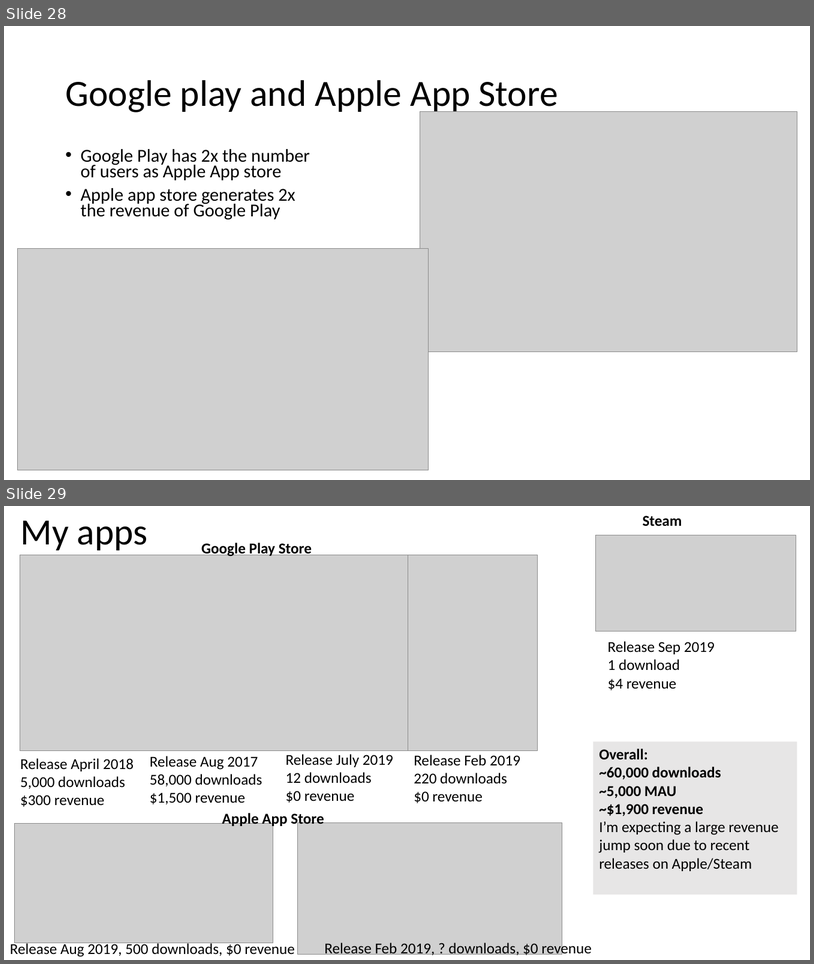
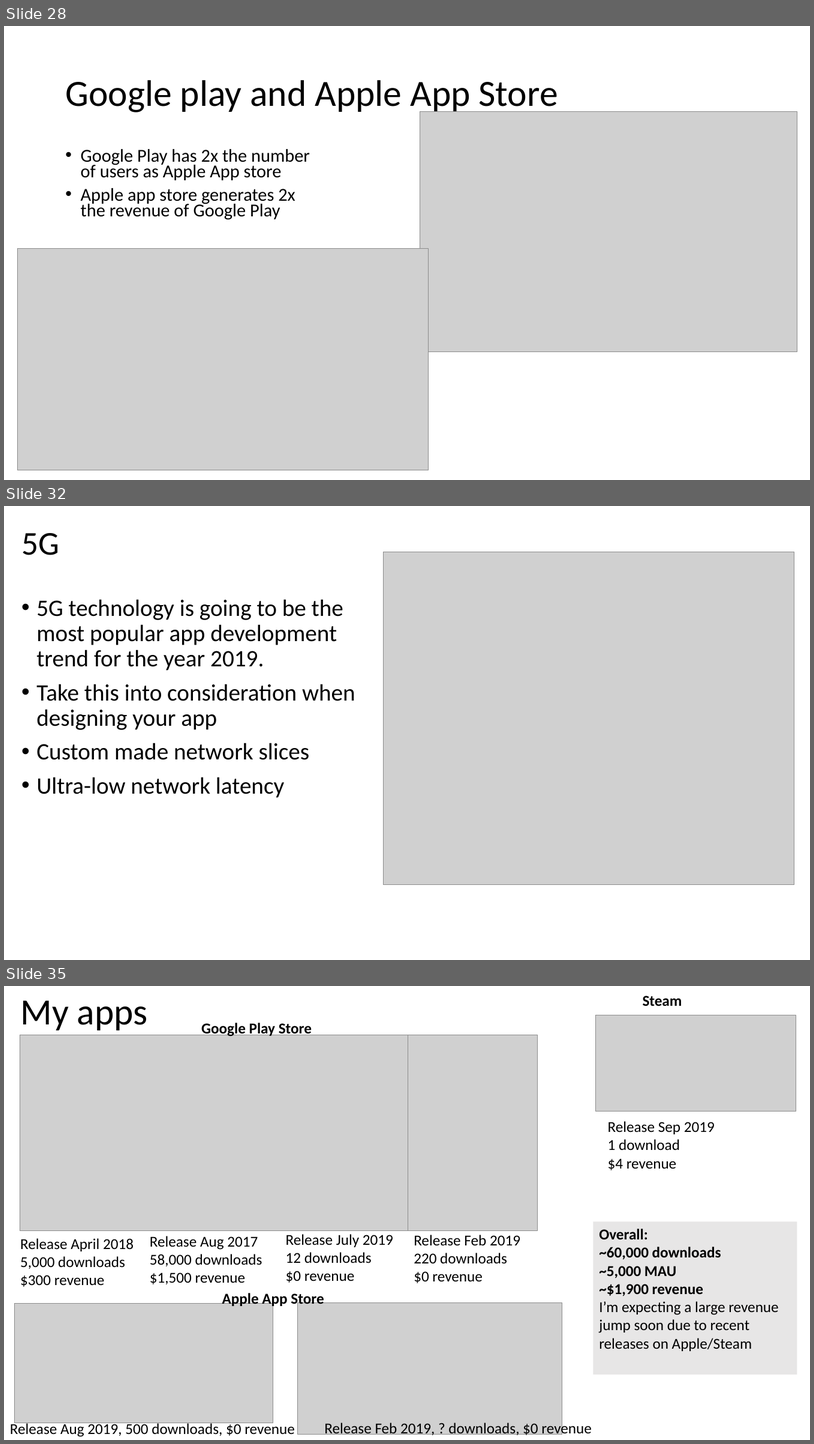
Before and after one commit to russellu/cs230, a slide deck: Lecture_First.pptx. Shown one above the other, each under a label of ours: slides 28 and 29 before the commit, slides 28, 32 and 35 after it; the slides between them are not shown. The pictures are 814x964 and 814x1444 pixels, drawn with LibreOffice and Linux fonts; fonts in the diff are those of the drawing; grey boxes stand for pictures. Boxes give left, top, right and bottom in pixels: in the first picture for what was removed or moved away, otherwise in the second. Text is boxed around its words. In the diff, an @@ line names an element or a change of style, - is before the commit and + after.

```diff
--- a/Lecture_First.pptx
+++ b/Lecture_First.pptx
@@ slide 32 added at bbox=[4, 506, 810, 960], background #FFFFFF @@
@@ title added at bbox=[21, 533, 59, 555], 39.6 pt, text #000000 @@
+5G
@@ picture added at bbox=[383, 552, 795, 885] @@
@@ text added at bbox=[36, 599, 356, 798], 28 pt, text #000000 @@
+• 5G technology is going to be the most popular app development trend for the year 2019.
+• Take this into consideration when designing your app
+• Custom made network slices
+• Ultra-low network latency
@@ what was slide 29 is now slide 35 @@
```
Also in this commit, not shown: 1 slide changed, 5 other slides added.
